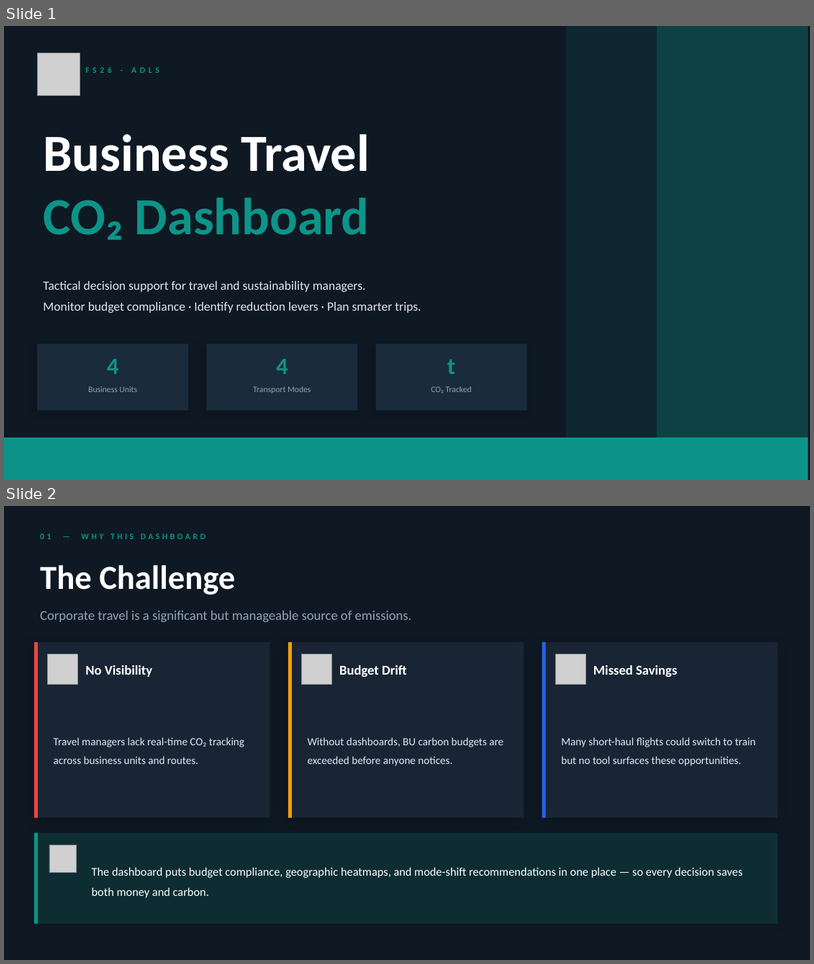
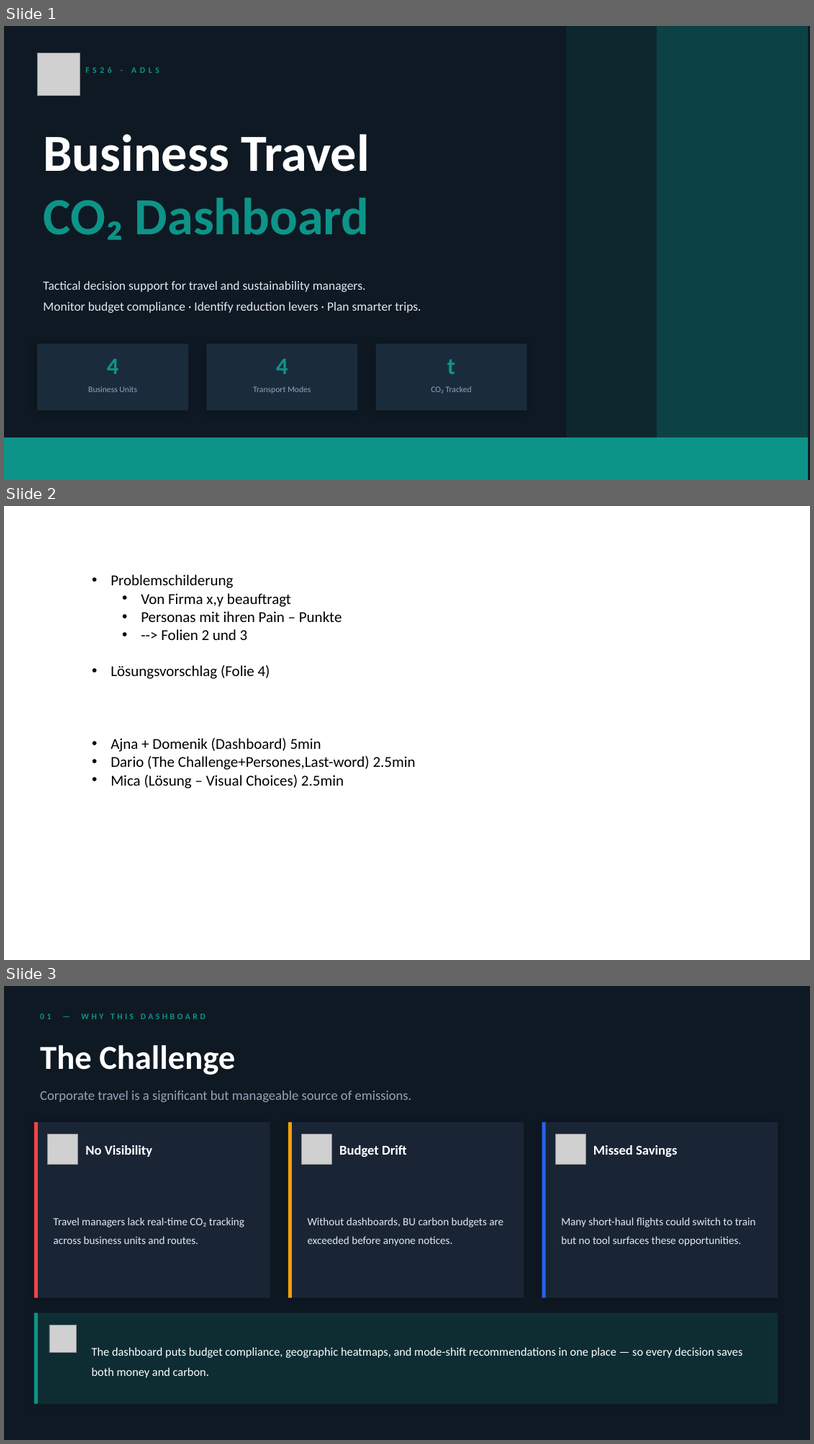
Before and after one commit to podsv-fs26-ad24/group7_carbon_gatekeeper_dashboard, a slide deck: presentation/dashboard_presentation.pptx. Shown one above the other, each under a label of ours: slides 1 and 2 before the commit, slides 1, 2 and 3 after it. The pictures are 814x964 and 814x1444 pixels, drawn with LibreOffice and Linux fonts; fonts in the diff are those of the drawing; grey boxes stand for pictures. Boxes give left, top, right and bottom in pixels: in the first picture for what was removed or moved away, otherwise in the second. Text is boxed around its words. In the diff, an @@ line names an element or a change of style, - is before the commit and + after.

```diff
--- a/presentation/dashboard_presentation.pptx
+++ b/presentation/dashboard_presentation.pptx
@@ slide 2 added at (x1=4, y1=506, x2=810, y2=960), background #FFFFFF @@
@@ text added at (x1=111, y1=574, x2=416, y2=788), 18 pt, text #000000 @@
+• Problemschilderung
+  • Von Firma x,y beauftragt
+  • Personas mit ihren Pain – Punkte
+  • --> Folien 2 und 3
+• Lösungsvorschlag (Folie 4)
+• Ajna + Domenik (Dashboard) 5min
+• Dario (The Challenge+Persones,Last-word) 2.5min
+• Mica (Lösung – Visual Choices) 2.5min
@@ what was slide 2 is now slide 3 @@
```
Also in this commit, not shown: 4 slides changed, 2 other files.
